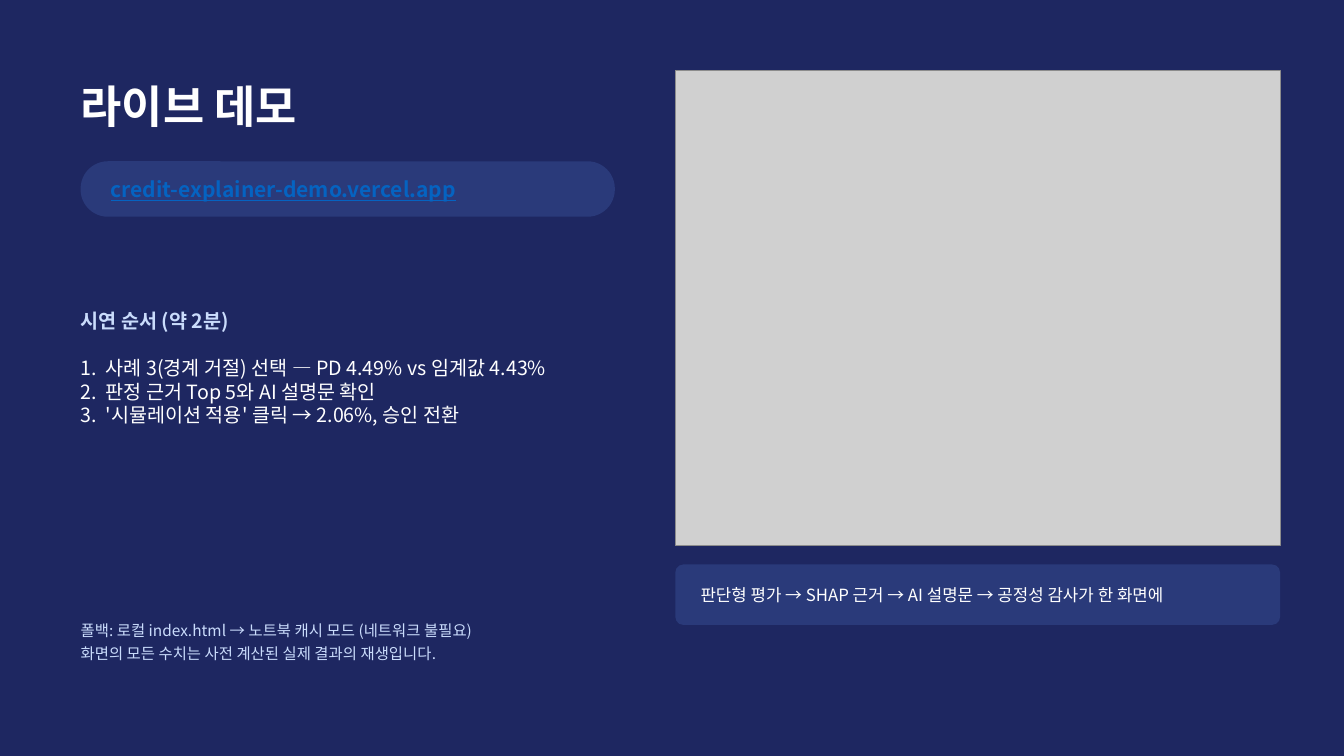
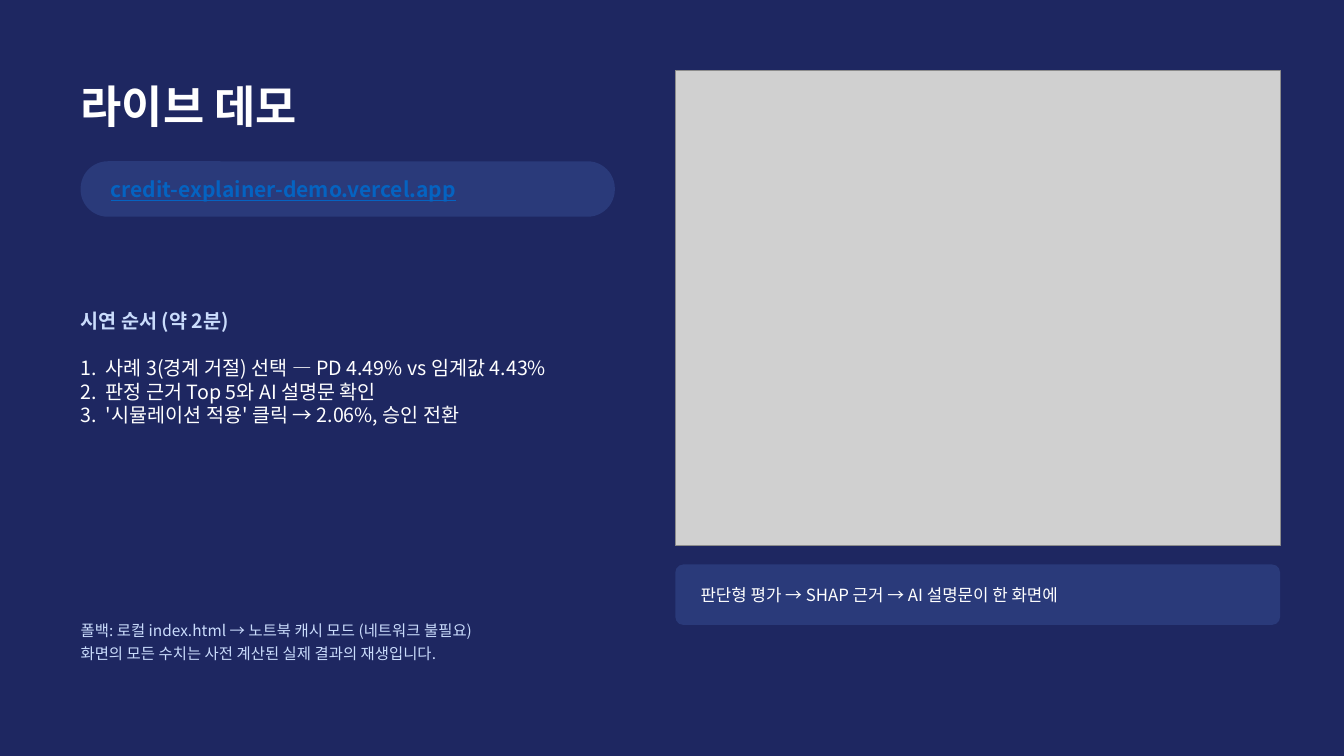
Before and after one commit to gwpark-dev/credit-explainer, a slide deck: slide 10 of CreditExplainer_발표자료_박건우.pptx. Drawn at 1344x756 pixels with LibreOffice and Linux fonts; fonts in the diff are those of the drawing; grey boxes stand for pictures. Boxes give left, top, right and bottom in pixels: in the first picture for what was removed or moved away, otherwise in the second. Text is boxed around its words. In the diff, an @@ line names an element or a change of style, - is before the commit and + after.

```diff
--- a/CreditExplainer_발표자료_박건우.pptx
+++ b/CreditExplainer_발표자료_박건우.pptx
@@ text at [701,587,1058,603]: text changed @@
-판단형 평가 → SHAP 근거 → AI 설명문 → 공정성 감사가 한 화면에
+판단형 평가 → SHAP 근거 → AI 설명문이 한 화면에
```
Also in this commit, not shown: 7 other slides changed, 1 slide removed, 1 other file.
